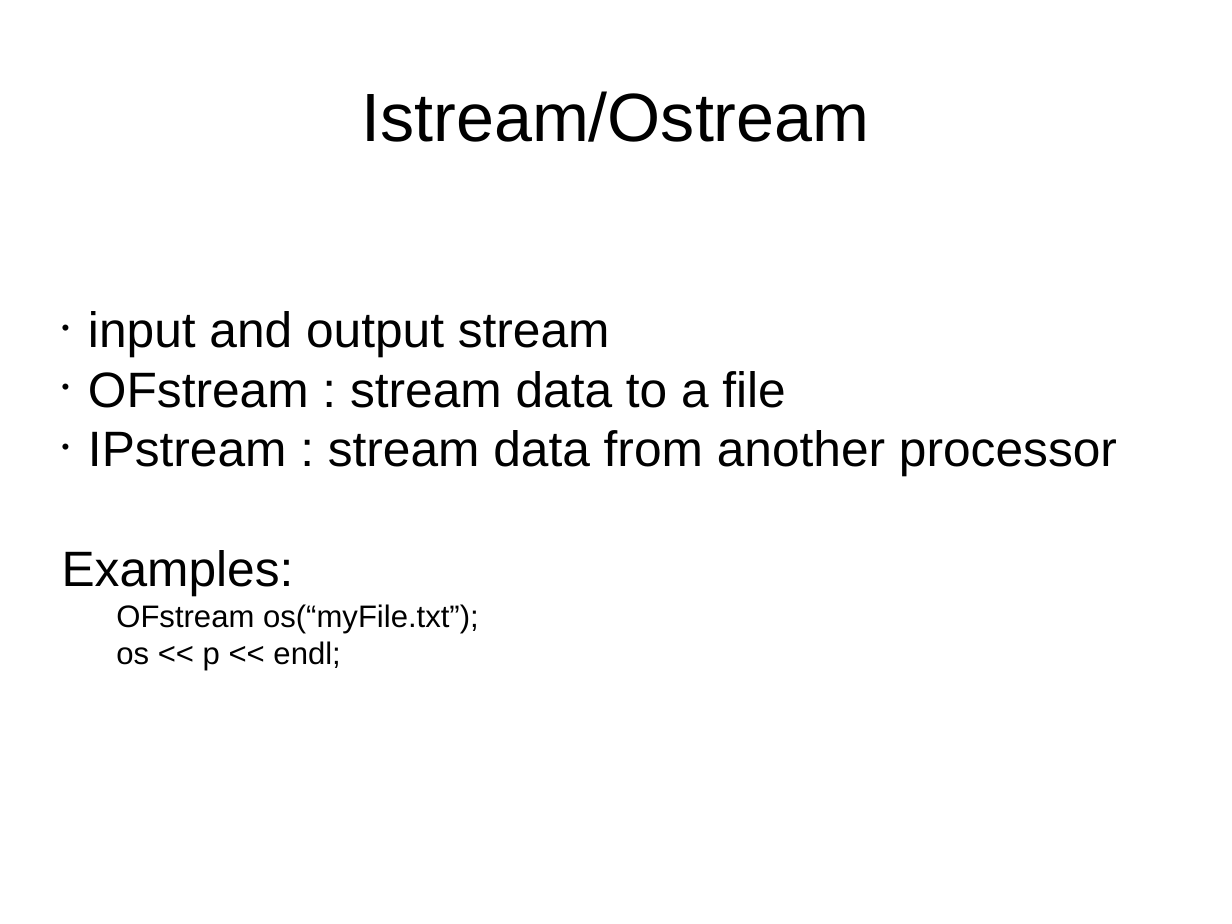
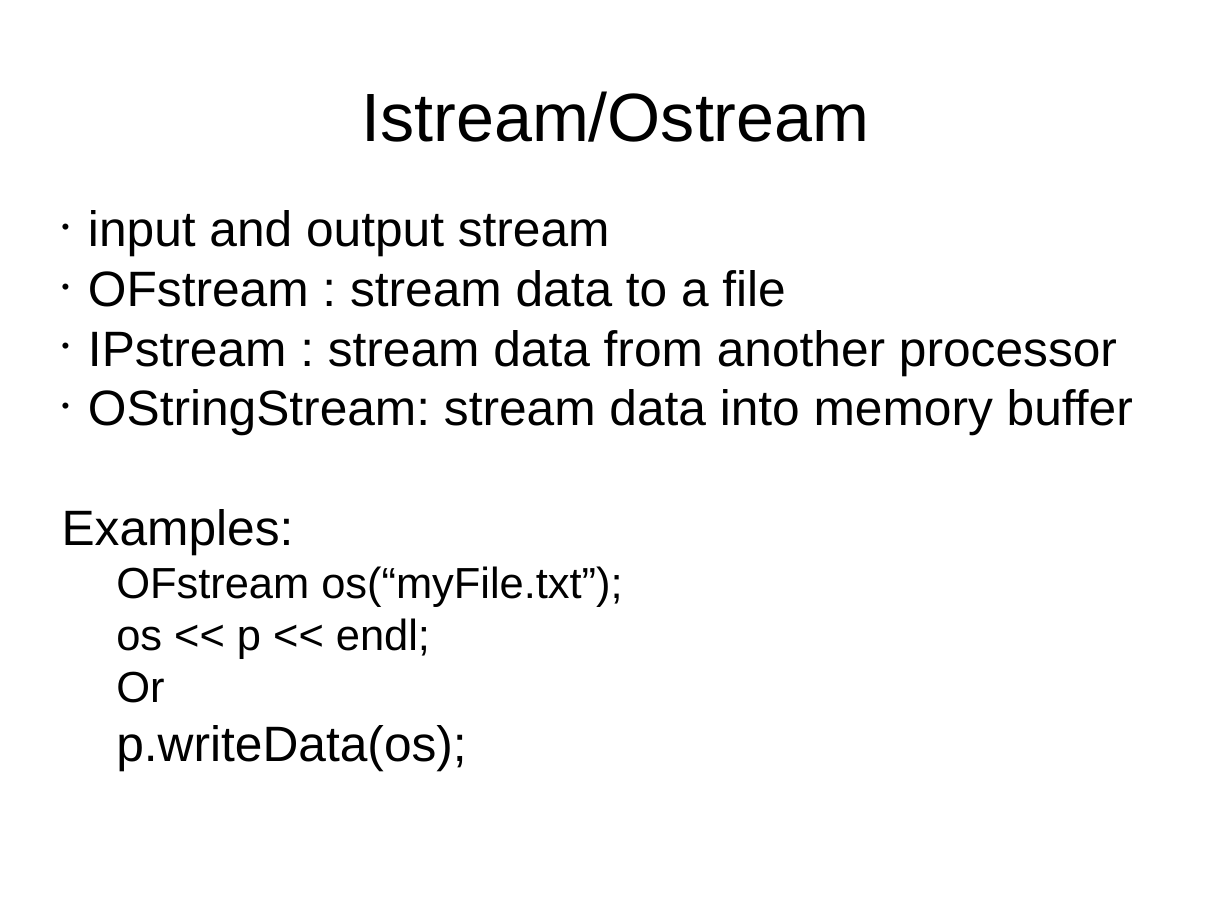
Before and after one commit to mattijsjanssens/mattijs-extensions, a slide deck: slide 5 of doc/Notes/GlobalFile_UGM2017/presentation.odp (slide 6 before the commit). Drawn at 1232x924 pixels with LibreOffice and Linux fonts; fonts in the diff are those of the drawing. Boxes give left, top, right and bottom in pixels: in the first picture for what was removed or moved away, otherwise in the second. Text is boxed around its words. In the diff, an @@ line names an element or a change of style, - is before the commit and + after.

```diff
--- a/doc/Notes/GlobalFile_UGM2017/presentation.odp
+++ b/doc/Notes/GlobalFile_UGM2017/presentation.odp
@@ subtitle at [88, 389, 1133, 435]: paragraph added @@
+• OStringStream: stream data into memory buffer
@@ subtitle at [116, 566, 622, 659]: size 20 to 28 pt in "OFstream os(“myFile.txt”);", "os << p << endl;" @@
@@ subtitle at [116, 671, 466, 770]: paragraphs added @@
+Or
+p.writeData(os);
```
Also in this commit, not shown: 6 other slides changed, 1 slide removed, 1 other file.
